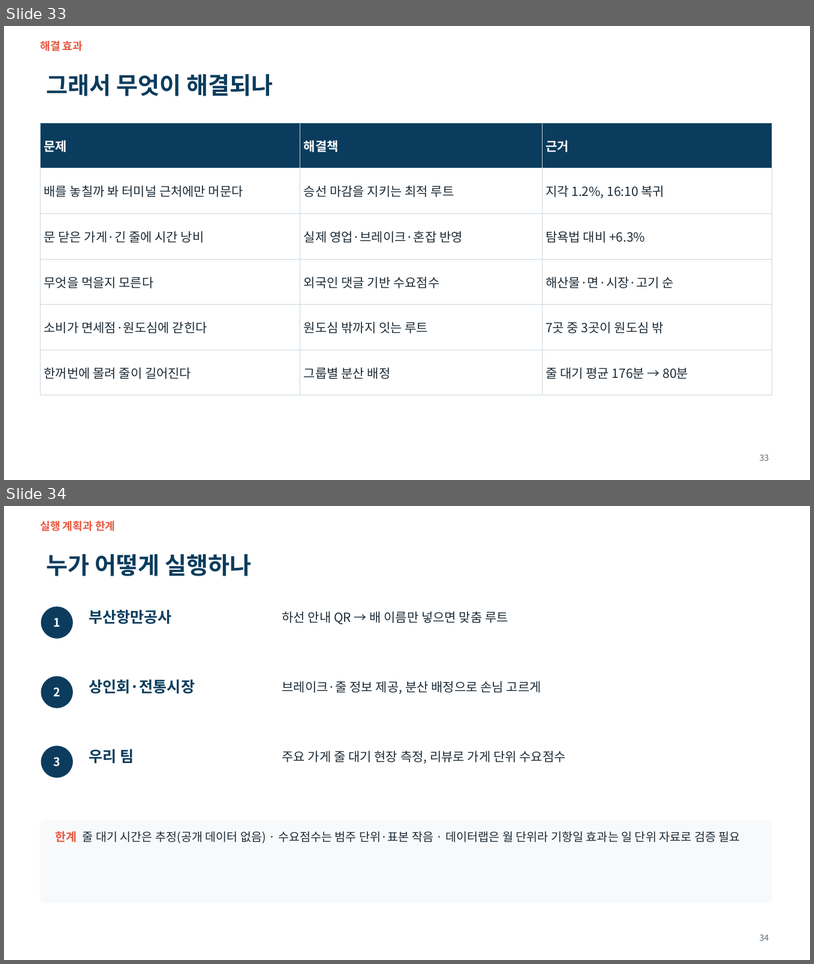
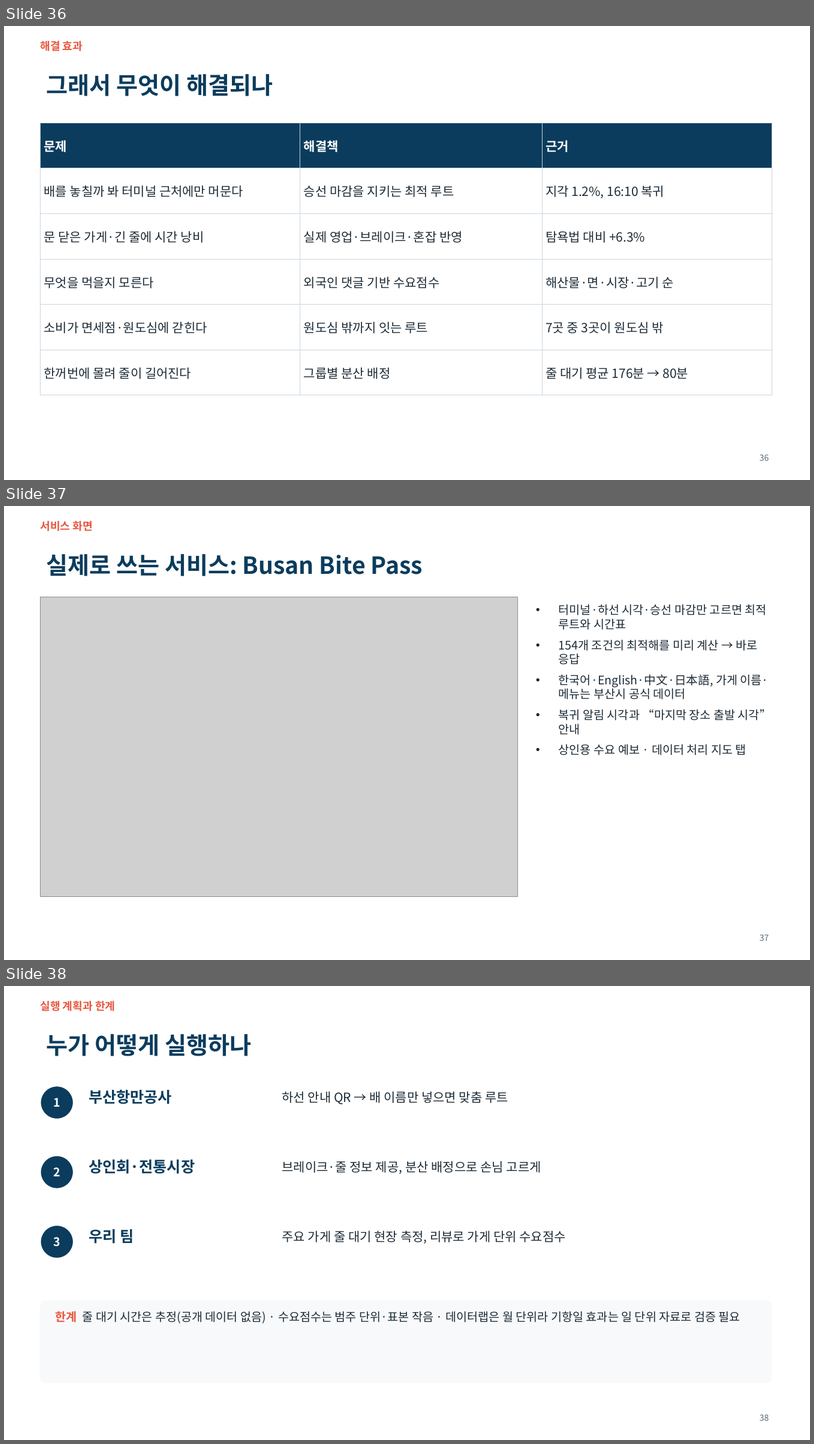
Before and after one commit to ddayoung03/busan-cruise-unpassing, a slide deck: 05_문서/3주차_발표자료.pptx. Shown one above the other, each under a label of ours: slides 33 and 34 before the commit, slides 36, 37 and 38 after it. The pictures are 814x964 and 814x1444 pixels, drawn with LibreOffice and Linux fonts; fonts in the diff are those of the drawing; grey boxes stand for pictures. Boxes give left, top, right and bottom in pixels: in the first picture for what was removed or moved away, otherwise in the second. Text is boxed around its words. In the diff, an @@ line names an element or a change of style, - is before the commit and + after.

```diff
--- a/05_문서/3주차_발표자료.pptx
+++ b/05_문서/3주차_발표자료.pptx
@@ slide 37 added at (4,506,810,960), background #FFFFFF @@
@@ text added at (40,520,93,531), 13 pt, text #E8573F, bold @@
+서비스 화면
@@ title added at (46,554,423,576), 28 pt, text #0B3C5D, bold @@
+실제로 쓰는 서비스: Busan Bite Pass
@@ picture added at (40,597,518,896) @@
@@ text added at (559,604,772,755), 14 pt, text #1D2B36 @@
+• 터미널·하선 시각·승선 마감만 고르면 최적 루트와 시간표
+• 154개 조건의 최적해를 미리 계산 → 바로 응답
+• 한국어·English·中文·日本語, 가게 이름·메뉴는 부산시 공식 데이터
+• 복귀 알림 시각과 “마지막 장소 출발 시각” 안내
+• 상인용 수요 예보 · 데이터 처리 지도 탭
@@ page number added at (760,934,770,940), 10 pt, text #5B6B78 @@
+37
@@ what was slide 33 is now slide 36 @@
@@ page number at (760,454,770,460): text changed @@
-33
+36
@@ what was slide 34 is now slide 38 @@
@@ page number at (760,1414,770,1420): text changed @@
-34
+38
```
Also in this commit, not shown: 7 slides changed, 4 other slides added.
